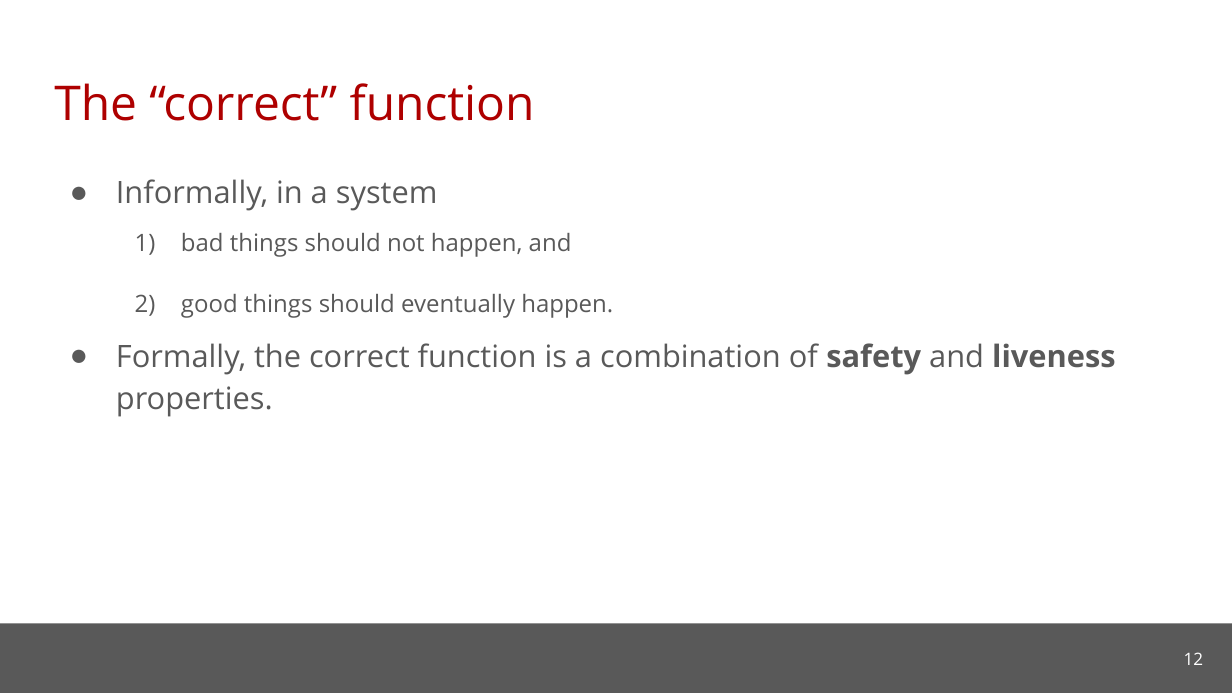
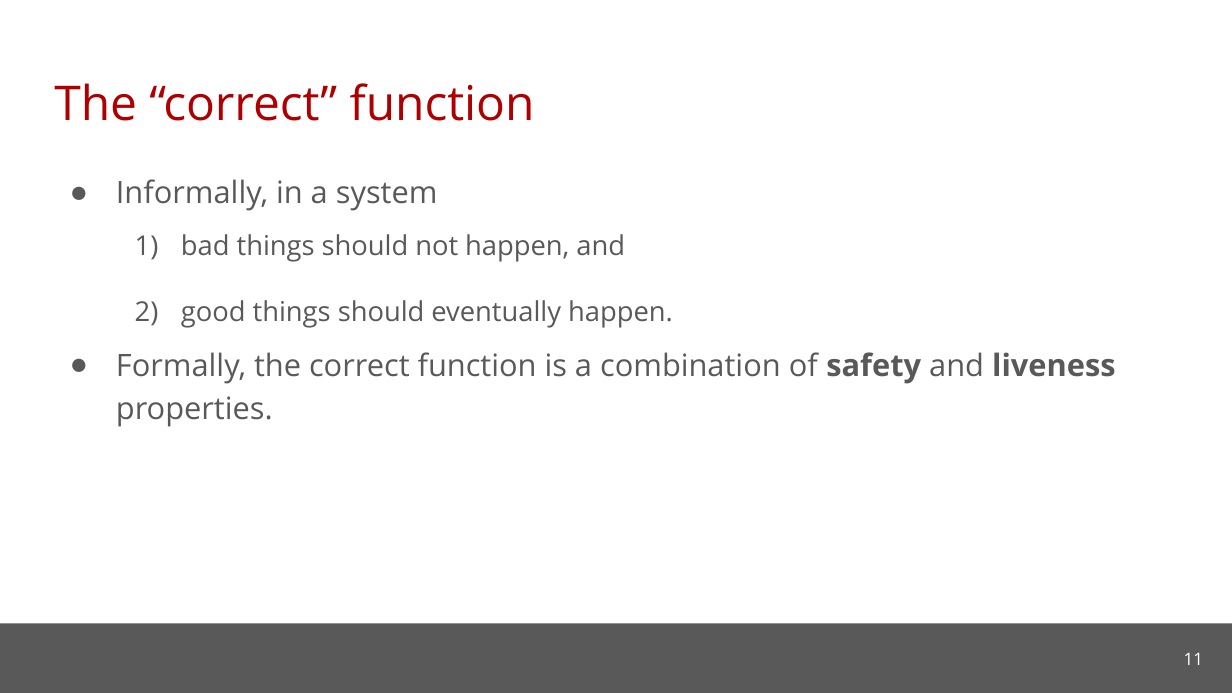
Before and after one commit to cmu-soda/Robustness, a slide deck: slide 11 of Robustness.pptx (slide 12 before the commit). Drawn at 1232x693 pixels with LibreOffice and Linux fonts; fonts in the diff are those of the drawing; background and template pictures are left out. Boxes give left, top, right and bottom in pixels: in the first picture for what was removed or moved away, otherwise in the second. Text is boxed around its words. In the diff, an @@ line names an element or a change of style, - is before the commit and + after.

```diff
--- a/Robustness.pptx
+++ b/Robustness.pptx
@@ text at [181,234,673,328]: size 14 to 16 pt in "bad things should not happen, and", "good things should eventually happen." @@
@@ page number at [1184,653,1203,665]: text changed @@
-12
+11
```
Also in this commit, not shown: 6 other slides changed, 2 slides added, 3 slides removed.
